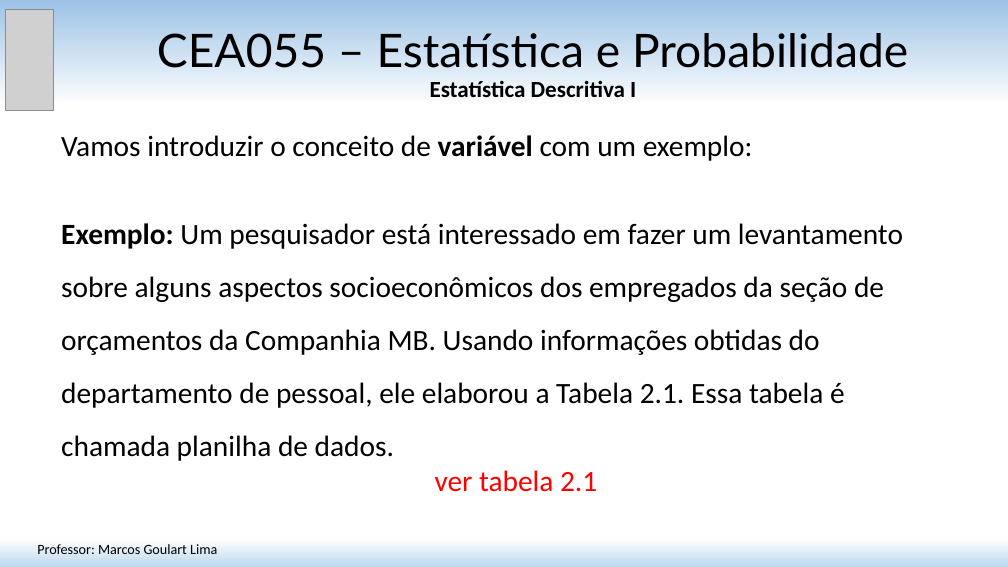
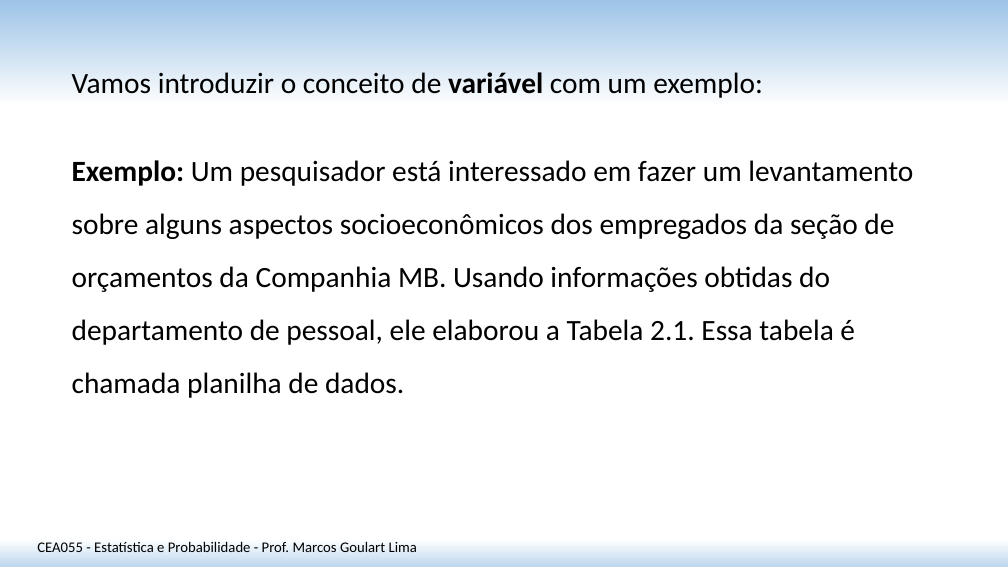
Before and after one commit to matmarcos/minhas-aulas, a slide deck: slide 2 of content/2026-2/cea055-estatistica-probabilidade/01-estatistica-descritiva-i/Aula_01_Estatistica_Descritiva_I.pptx. Drawn at 1008x567 pixels with LibreOffice and Linux fonts; fonts in the diff are those of the drawing; grey boxes stand for pictures. Boxes give left, top, right and bottom in pixels: in the first picture for what was removed or moved away, otherwise in the second. Text is boxed around its words. In the diff, an @@ line names an element or a change of style, - is before the commit and + after.

```diff
--- a/content/2026-2/cea055-estatistica-probabilidade/01-estatistica-descritiva-i/Aula_01_Estatistica_Descritiva_I.pptx
+++ b/content/2026-2/cea055-estatistica-probabilidade/01-estatistica-descritiva-i/Aula_01_Estatistica_Descritiva_I.pptx
@@ picture removed at (x1=5, y1=9, x2=54, y2=110) @@
@@ title removed at (x1=157, y1=33, x2=908, y2=97) @@
-CEA055 – Estatística e Probabilidade
-Estatística Descritiva I
@@ text "Vamos introduzir o conceito de ..." moved from (x1=61, y1=135, x2=903, y2=492) to (x1=72, y1=72, x2=913, y2=398) @@
@@ text at (x1=435, y1=470, x2=597, y2=492): paragraph removed @@
-ver tabela 2.1
@@ text at (x1=37, y1=541, x2=417, y2=552): text changed; size 13.5 to 14 pt @@
-Professor: Marcos Goulart Lima
+CEA055 - Estatística e Probabilidade - Prof. Marcos Goulart Lima
```
Also in this commit, not shown: 16 other slides changed, 17 slides added, 14 slides removed, 3 other files.
